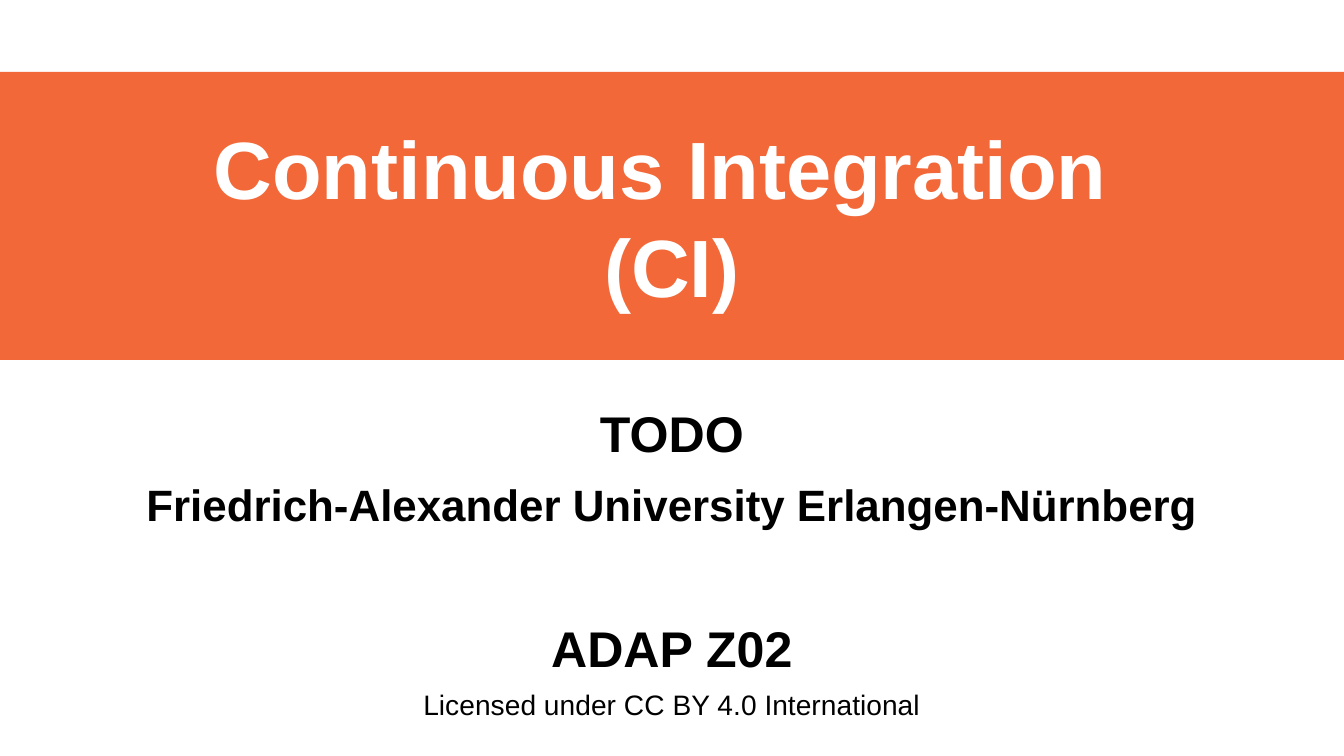
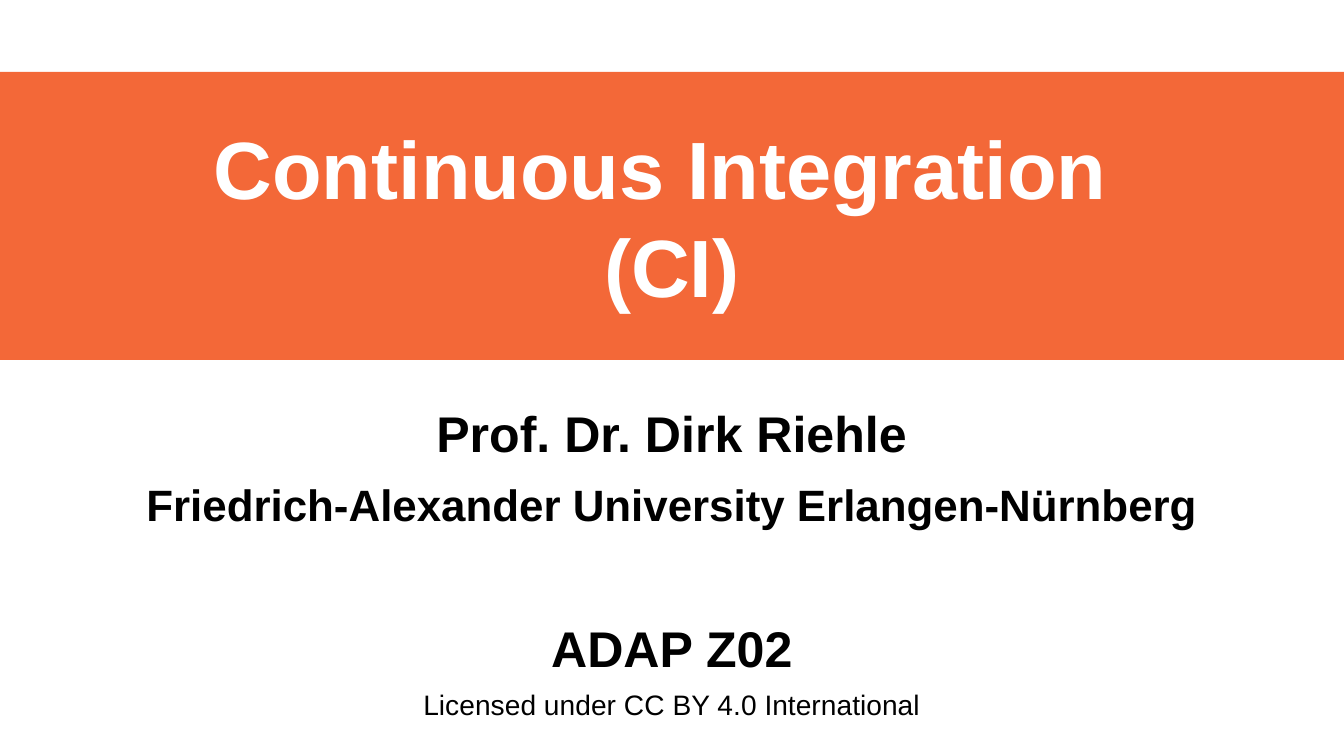
Before and after one commit to dirkriehle/adap-course, a slide deck: slide 1 of Lecture Slides/ADAP Z02 - Continuous Integration.odp. Drawn at 1344x756 pixels with LibreOffice and Linux fonts; fonts in the diff are those of the drawing. Boxes give left, top, right and bottom in pixels: in the first picture for what was removed or moved away, otherwise in the second. Text is boxed around its words. In the diff, an @@ line names an element or a change of style, - is before the commit and + after.

```diff
--- a/Lecture Slides/ADAP Z02 - Continuous Integration.odp
+++ b/Lecture Slides/ADAP Z02 - Continuous Integration.odp
@@ subtitle at bbox=[436, 415, 906, 453]: text changed @@
-TODO
+Prof. Dr. Dirk Riehle
```
Also in this commit, not shown: 8 other slides changed, 1 slide removed, 1 other file.
